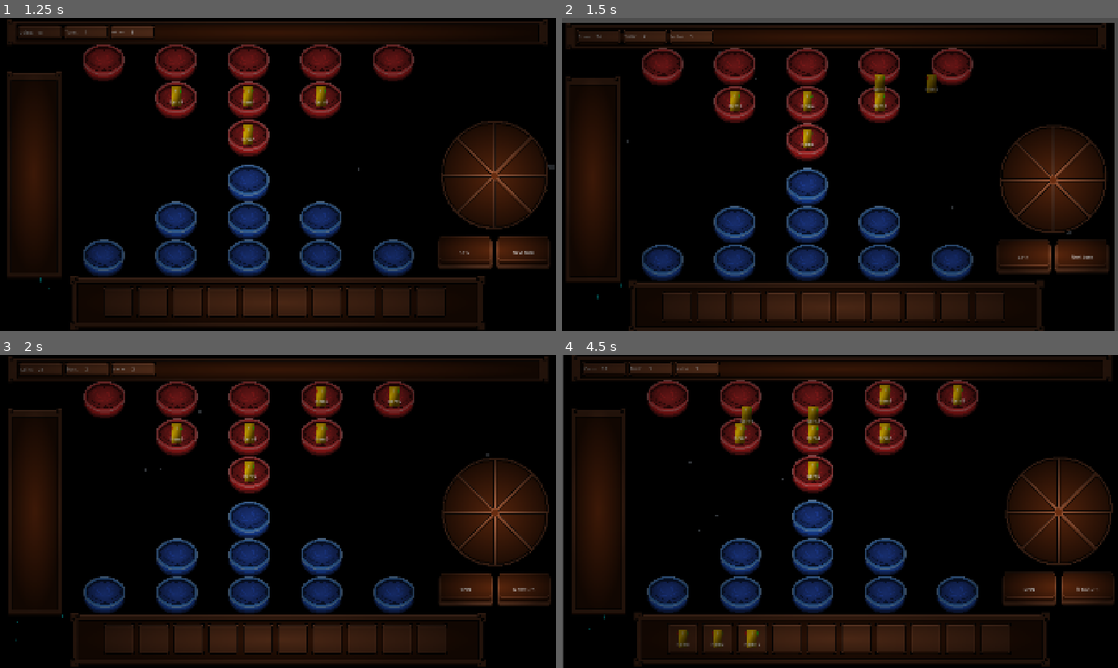
Above: before the commit, frames 1-4 (two rows, left to right).
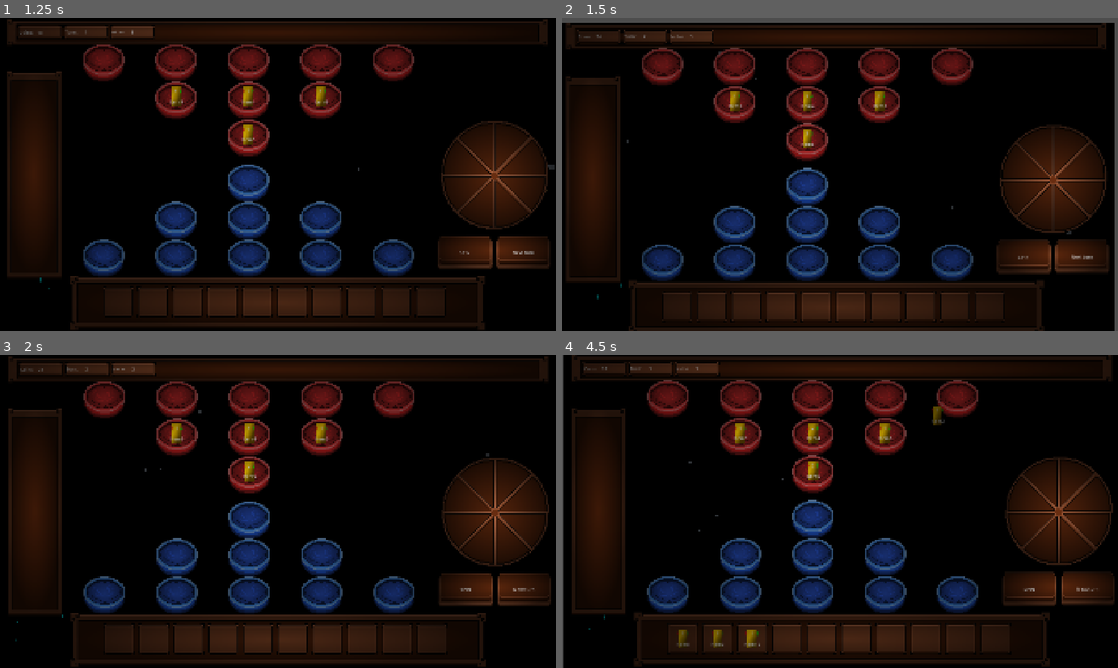
Above: after the commit, the same moments.

Repository: ArmanKianian/Untitled
Game: Godot game, scene res://scenes/game.tscn
The game is run twice, just before and just after one commit, with the same random seed, the same clock (stepped at 60 frames per second) and the same inputs.
Inputs:
- Up to frame 1 (1.25 s): click "Next turn" at 0.5 s
- Up to frame 2 (1.5 s): click "Next turn" at 1.25 s
- Up to frame 3 (2 s): no input
- Up to frame 4 (4.5 s): click "SPIN" at 2 s; click "SPIN" at 2.75 s; click "SPIN" at 3.5 s; click "Next turn" at 4.25 s

Frame 1 is identical in both runs. In frame 2, 0.2% of the frame differs, in the area x 43-68%, y 18-38%; in frame 3, 0.2%; in frame 4, 0.6%, in the area x 32-73%, y 9-37%.

Commit message:
Enemy Update
Now enemy levelup cards.

Diff:
--- a/scripts/game.gd
+++ b/scripts/game.gd
@@ -38,8 +38,8 @@
 	turn.text = str(int(turn.text) + 1)
 	coin.text = str(int(coin.text) + turn_coin_gain)
 
+	check_win()
 	enemy_move()
-	check_win()
 
 func _on_spin_button_pressed() -> void:
 	camera.screen_shake(8, 0.2)
@@ -76,6 +76,13 @@
 	var max_stat
 	var choice
 	var enemy_slots = enemy_square.get_children()
+
+	for card in enemy_cards.get_children():
+			for card2 in enemy_cards.get_children():
+				if card != card2 and card.type == card2.type and card.level == card2.level:
+					card.level_up(card2)
+					card2.queue_free()
+
 	for y in range(enemy_cards.get_child_count()):
 		max_stat = -1
 		choice = null
@@ -84,6 +91,7 @@
 				if max_stat < card.health + card.damage:
 					max_stat = card.health + card.damage
 					choice = card
+
 		if choice:
 			choice.is_played = true
 
